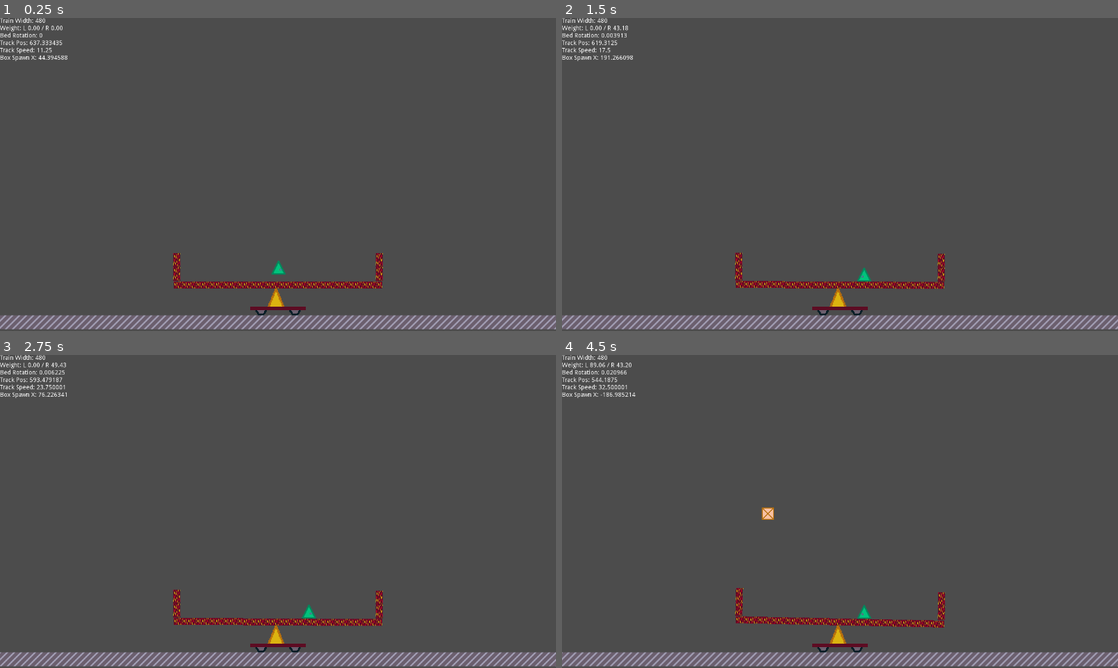
Above: before the commit, frames 1-4 (two rows, left to right).
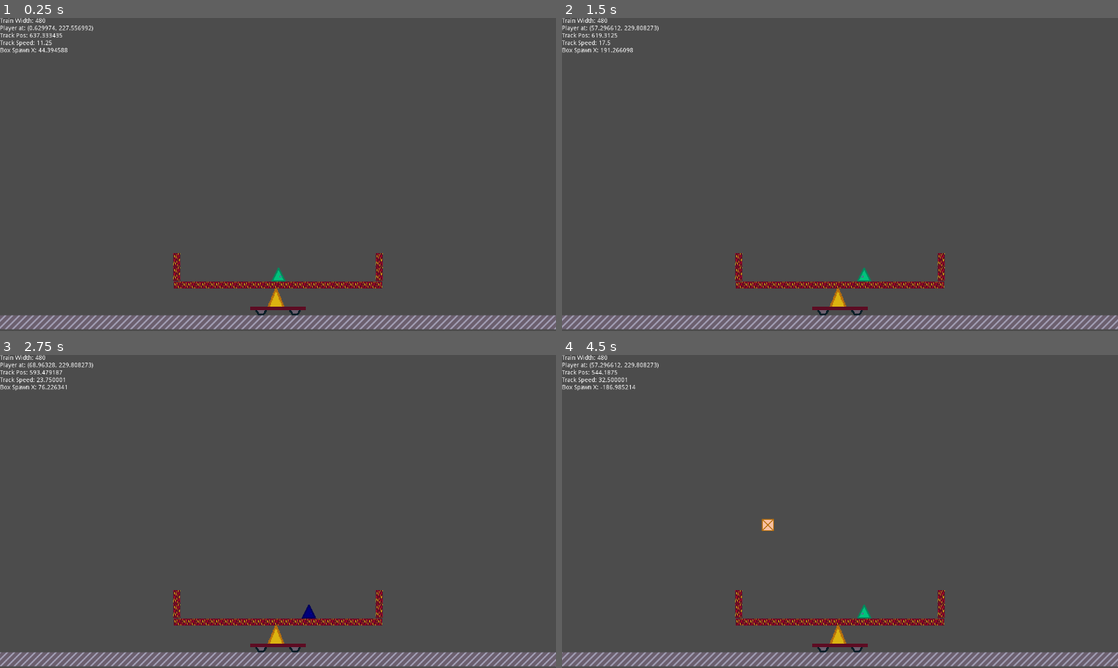
Above: after the commit, the same moments.

Repository: RetroIndieJosh/train-tilt
Game: Godot game, scene res://scenes/Game.tscn
The game is run twice, just before and just after one commit, with the same random seed, the same clock (stepped at 60 frames per second) and the same inputs.
Inputs:
- Up to frame 1 (0.25 s): no input
- Up to frame 2 (1.5 s): hold D (right) 0.53-1.28 s; hold Alt (grab, bound only after the commit) 0.53-1.28 s; hold Left (left) from 1.28 s (still down); tap Alt (grab, bound only after the commit) at 1.35 s
- Up to frame 3 (2.75 s): release Left (left) at 2.03 s; hold D (right) from 2.03 s (still down); hold Alt (grab, bound only after the commit) from 2.03 s (still down)
- Up to frame 4 (4.5 s): release Alt (grab, bound only after the commit) at 2.78 s; tap Alt (grab, bound only after the commit) at 2.85, 4.35 s; release D (right) at 3.53 s; hold Alt (grab, bound only after the commit) 3.53-4.28 s; hold Left (left) from 3.53 s (still down); tap F2 (box) at 4.15 s

The runs differ from the first frame. In frame 1, 0.6% of the frame differs, in the area x 0-52%, y 2-85%; in frame 2, 0.7%; in frame 3, 0.8%; in frame 4, 1.5%, in the area x 0-69%, y 2-88%.

Commit message:
Box pickup and throw

Diff:
--- a/project.godot
+++ b/project.godot
@@ -13,14 +13,20 @@
 "class": "Entity",
 "language": "GDScript",
 "path": "res://scripts/Entity.gd"
+}, {
+"base": "StaticBody2D",
+"class": "Track",
+"language": "GDScript",
+"path": "res://scripts/Track.gd"
 } ]
 _global_script_class_icons={
-"Entity": ""
+"Entity": "",
+"Track": ""
 }
 
 [application]
 
-config/name="Unstable"
+config/name="Train Tilt"
 run/main_scene="res://scenes/Game.tscn"
 config/icon="res://icon.png"
 
@@ -56,7 +62,7 @@
 , Object(InputEventJoypadButton,"resource_local_to_scene":false,"resource_name":"","device":0,"button_index":0,"pressure":0.0,"pressed":false,"script":null)
  ]
 }
-lift={
+grab={
 "deadzone": 0.5,
 "events": [ Object(InputEventKey,"resource_local_to_scene":false,"resource_name":"","device":0,"alt":false,"shift":false,"control":false,"meta":false,"command":false,"pressed":false,"scancode":16777240,"unicode":0,"echo":false,"script":null)
 , Object(InputEventKey,"resource_local_to_scene":false,"resource_name":"","device":0,"alt":false,"shift":false,"control":false,"meta":false,"command":false,"pressed":false,"scancode":67,"unicode":0,"echo":false,"script":null)
--- a/scenes/Game.tscn
+++ b/scenes/Game.tscn
@@ -9,13 +9,13 @@
 [ext_resource path="res://collision/TrainBedCollision.tres" type="Shape2D" id=7]
 [ext_resource path="res://collision/TrainWallCollision.tres" type="Shape2D" id=8]
 [ext_resource path="res://scripts/Player.gd" type="Script" id=9]
-[ext_resource path="res://scenes/Train.gd" type="Script" id=11]
+[ext_resource path="res://scripts/Train.gd" type="Script" id=11]
 [ext_resource path="res://scripts/Info.gd" type="Script" id=12]
 
 [sub_resource type="RectangleShape2D" id=1]
 extents = Vector2( 16.1359, 15.8859 )
 
-[sub_resource type="RectangleShape2D" id=3]
+[sub_resource type="RectangleShape2D" id=2]
 extents = Vector2( 1920.75, 11.381 )
 
 [node name="Game" type="Node2D"]
@@ -59,6 +59,7 @@
 __meta__ = {
 "_edit_group_": true
 }
+allow_tilt = false
 
 [node name="Train Wall Left" type="StaticBody2D" parent="Train Bed"]
 position = Vector2( -233, -41 )
--- a/scripts/Entity.gd
+++ b/scripts/Entity.gd
@@ -1,15 +1,18 @@
 extends KinematicBody2D
 class_name Entity
 
-const GRAVITY = 98
+const DRAG = 1000
+const GRAVITY = 9.8
 const PUSH_JUMP = 20
 const PUSH_SPEED = 200
 const PUSH_TIME = 0.2
 
 export var weight = 1
 
+var slide_prevention = true
 var push_direction = 0
 var push_time = 0
+var use_gravity = true
 var velocity = Vector2.ZERO
 
 func _physics_process(delta):
@@ -21,9 +24,30 @@
                         push_time = 0
                         velocity.x = 0
 
-        velocity.y += GRAVITY * delta
+        if use_gravity:
+                velocity.y += GRAVITY
+        else:
+                velocity.y = 0
+
         velocity = move_and_slide(velocity)
-        velocity.x = 0
+
+        # prevent sliding down slopes
+        if slide_prevention:
+                velocity.x = 0
+        else:
+                if velocity.x > 0:
+                        velocity.x -= delta * DRAG
+                else:
+                        velocity.x += delta * DRAG
+                if abs(velocity.x) < 1:
+                        slide_prevention = true
+
+        var slide_count = get_slide_count()
+        if slide_count:
+                var collision = get_slide_collision(slide_count - 1)
+                var collider = collision.collider
+                if collider is Track:
+                        queue_free()
 
 func push(direction):
         if direction != push_direction:
--- a/scripts/Player.gd
+++ b/scripts/Player.gd
@@ -1,5 +1,4 @@
 extends Entity
-
 
 onready var forward_detector = $"Forward Detector"
 onready var info = $"../Info"
@@ -8,6 +7,9 @@
 
 onready var detect_distance = forward_detector.cast_to.x
 
+var held: Entity = null
+
+var facing = 1
 var walk_speed = 100
 
 func _physics_process(_delta):
@@ -16,19 +18,42 @@
                 velocity.x = -walk_speed
                 sprite.set_flip_h(true)
                 forward_detector.cast_to.x = -detect_distance
+                facing = -1
         elif Input.is_action_pressed("right"):
                 velocity.x = walk_speed
                 sprite.set_flip_h(false)
                 forward_detector.cast_to.x = detect_distance
+                facing = 1
+
+        if Input.is_action_pressed("grab"):
+                sprite.modulate = Color(0, 0, 1)
+        else:
+                sprite.modulate = Color(1, 1, 1)
 
         #dbg_draw_detector()
         info.text = ""
         if forward_detector.is_colliding():
-                var col = forward_detector.get_collider()
-                var dir = sign(velocity.x)
-                info.set_data("Last Push", "%s %d" % [col.name, dir])
-                if col is Entity:
-                        col.push(dir)
+                var target = forward_detector.get_collider()
+                if target is Entity:
+                        if held == null and Input.is_action_pressed("grab"):
+                                held = target
+                                held.use_gravity = false
+                                info.set_data("Last Grab", target.name)
+                        else:
+                                info.set_data("Last Push", "%s %d" % [target.name, facing])
+                                target.push(facing)
+
+        if held != null:
+                held.position = position + Vector2.UP * 36
+                info.set_data("Holding", "%s at %s" % [held.name, held.position])
+                if Input.is_action_just_pressed("grab"):
+                        held.use_gravity = true
+                        held.velocity.x = facing * 500
+                        held.velocity.y = -10
+                        held.slide_prevention = false
+                        held = null
+
+        info.set_data("Player at", "%s" % position)
 
 func dbg_draw_detector():
         line.clear_points()
--- a/scripts/Track.gd
+++ b/scripts/Track.gd
@@ -1,4 +1,5 @@
 extends StaticBody2D
+class_name Track
 
 const ACCEL_SPEED = 5
 const BRAKE_SPEED = 10
--- a/scenes/Train.gd
+++ b/scripts/Train.gd
@@ -5,6 +5,8 @@
 const ROT_SPEED = deg2rad(0.01)
 const MAX_ROT = deg2rad(16)
 const MIN_ROT = -MAX_ROT
+
+export var allow_tilt = true
 
 onready var info = $"../Info"
 onready var track = $"../Track"
@@ -15,6 +17,9 @@
         info.set_data("Train Width", width)
 
 func _physics_process(delta):
+        if not allow_tilt:
+                return
+
         var weight_right = 0
         var weight_left = 0
         for c in $"..".get_children():
Not shown: 1 places in scenes/Game.tscn that only renumber resources
Not shown, changed: README.md
Not shown, changed: TODO.md
